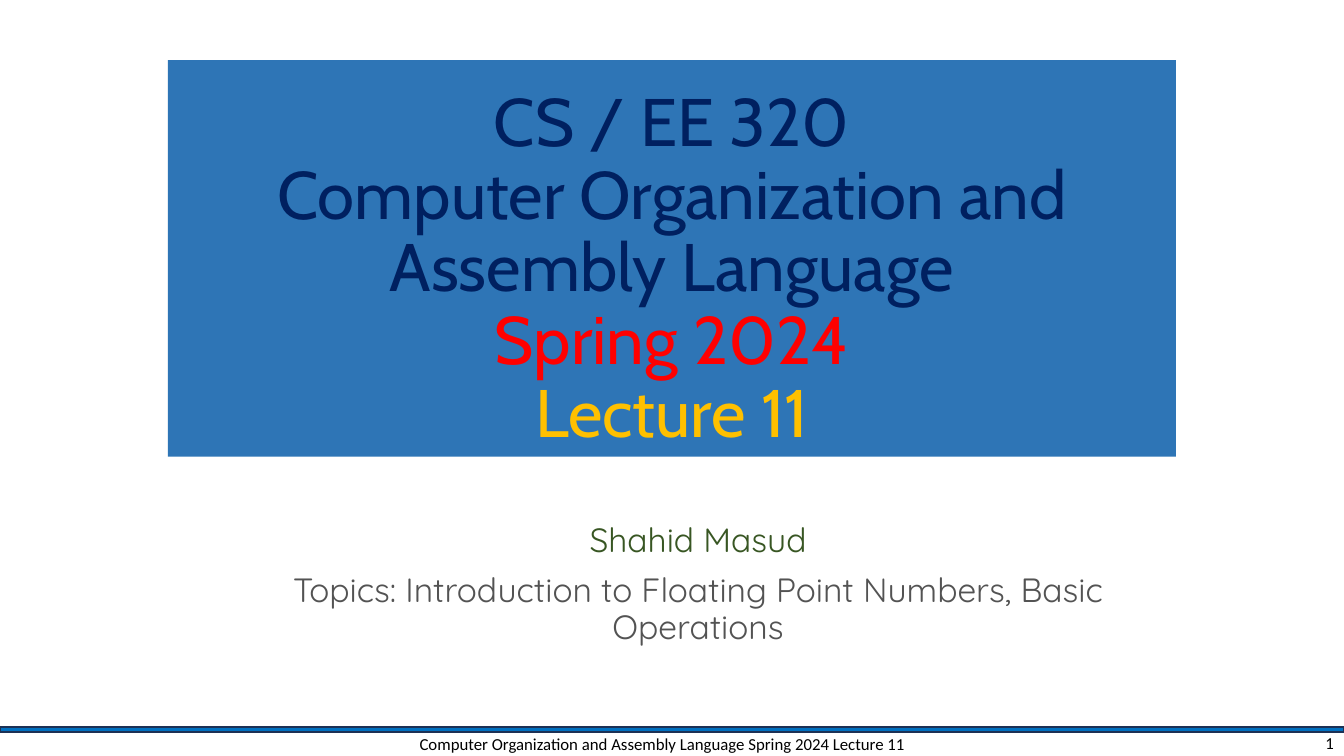
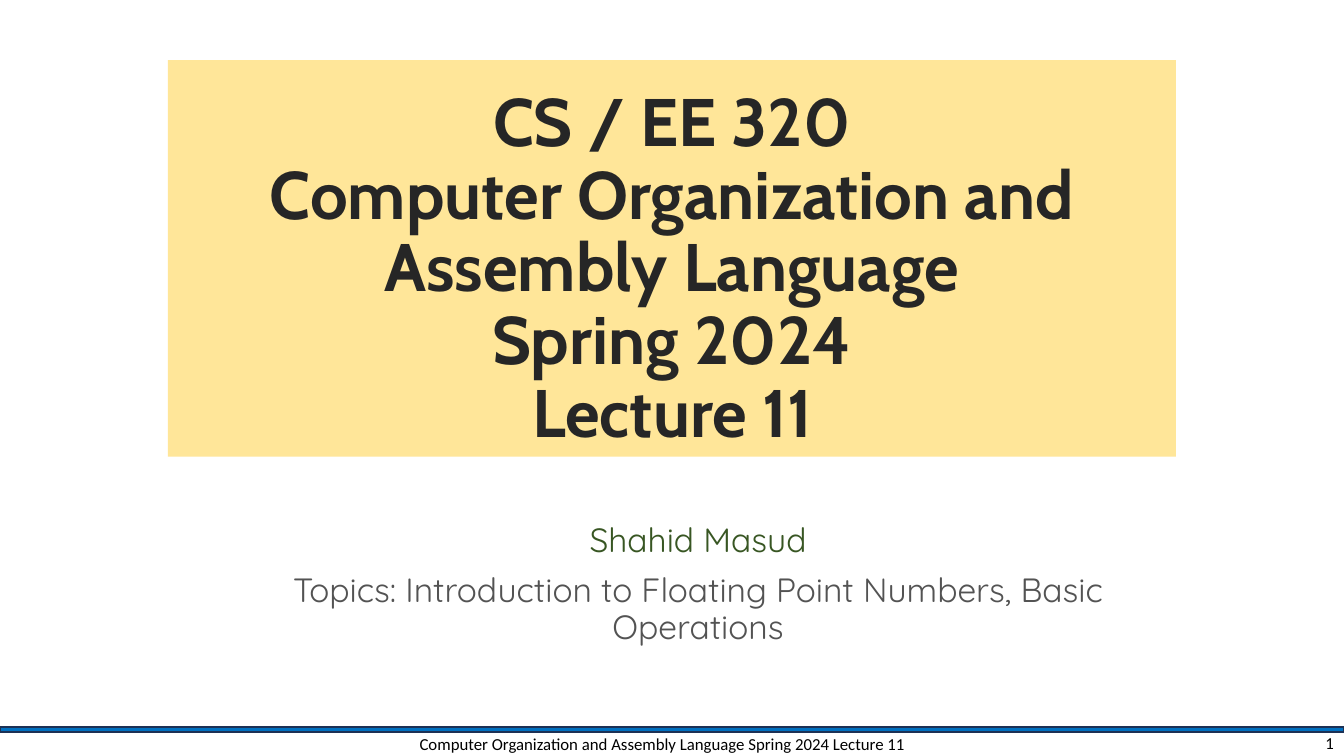
Before and after one commit to shahidmasud/shahidmasud.github.io, a slide deck: slide 1 of CompOrg_Lec11_Spr2024.ppsx. Drawn at 1344x756 pixels with LibreOffice and Linux fonts; fonts in the diff are those of the drawing; background and template pictures are left out. Boxes give left, top, right and bottom in pixels: in the first picture for what was removed or moved away, otherwise in the second. Text is boxed around its words. In the diff, an @@ line names an element or a change of style, - is before the commit and + after.

```diff
--- a/CompOrg_Lec11_Spr2024.ppsx
+++ b/CompOrg_Lec11_Spr2024.ppsx
@@ title "CS / EE 320 Computer ..." at box(168, 60, 1177, 457): text colour #002060 to #262626 in "CS / EE 320 Computer Organization and ..."; text colour #FF0000 to #262626 in "Spring 2024"; text colour #FFC000 to #262626 in "Lecture 11"; letter outline none to #FFFFFF 1.06 pt, bold on; fill #2E75B6 to #FFE699 @@
```
Also in this commit, not shown: 12 other slides changed, 4 other files.
